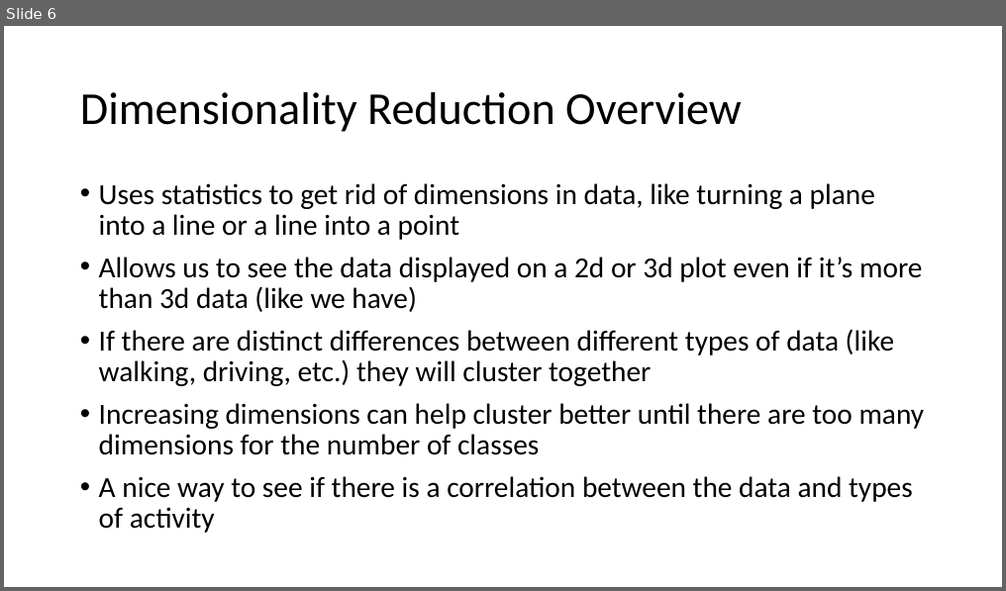
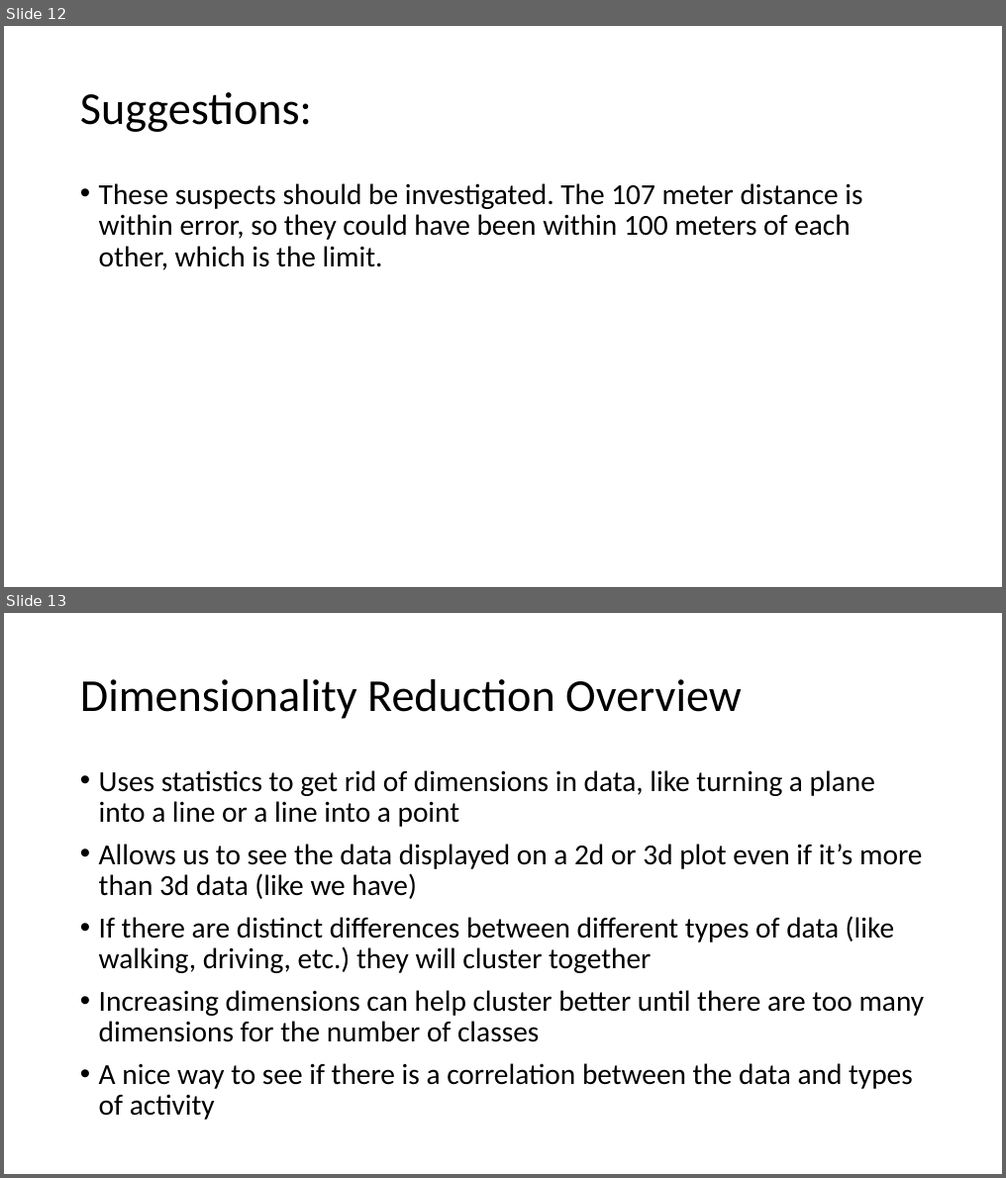
Before and after one commit to ian-mcnichols/CS_480, a slide deck: 480_HW1.pptx. Shown one above the other, each under a label of ours: slide 6 before the commit, slides 12 and 13 after it. The pictures are 1006x591 and 1006x1178 pixels, drawn with LibreOffice and Linux fonts; fonts in the diff are those of the drawing. Boxes give left, top, right and bottom in pixels: in the first picture for what was removed or moved away, otherwise in the second. Text is boxed around its words. In the diff, an @@ line names an element or a change of style, - is before the commit and + after.

```diff
--- a/480_HW1.pptx
+++ b/480_HW1.pptx
@@ slide 12 added at (4, 26, 1002, 587), background #FFFFFF @@
@@ title added at (80, 92, 312, 132), 44 pt, text #000000 @@
+Suggestions:
@@ text added at (99, 183, 862, 271), 28 pt, text #000000 @@
+• These suspects should be investigated. The 107 meter distance is within error, so they could have been within 100 meters of each other, which is the limit.
@@ what was slide 6 is now slide 13 @@
```
Also in this commit, not shown: 6 other slides added.
